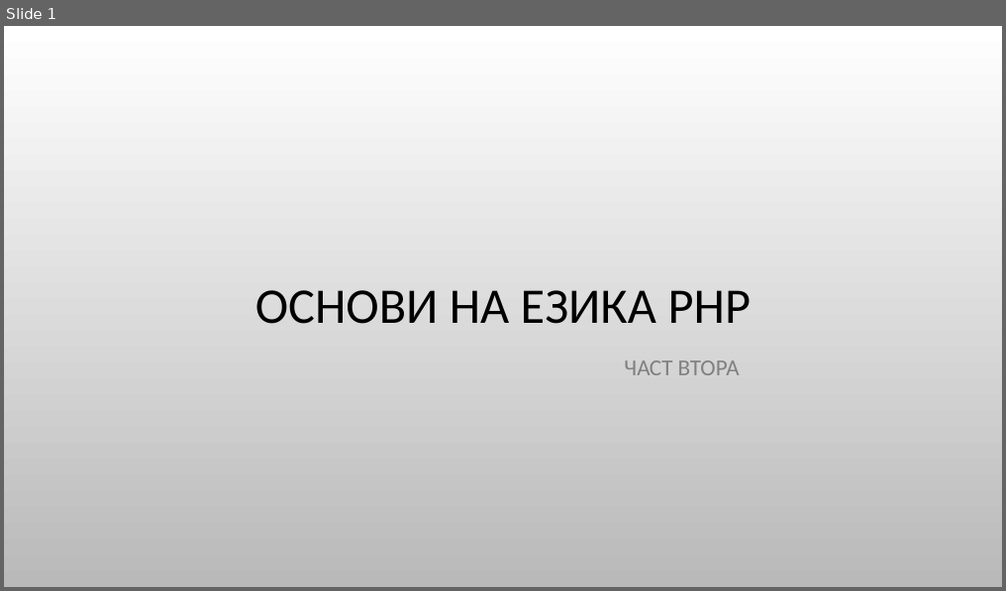
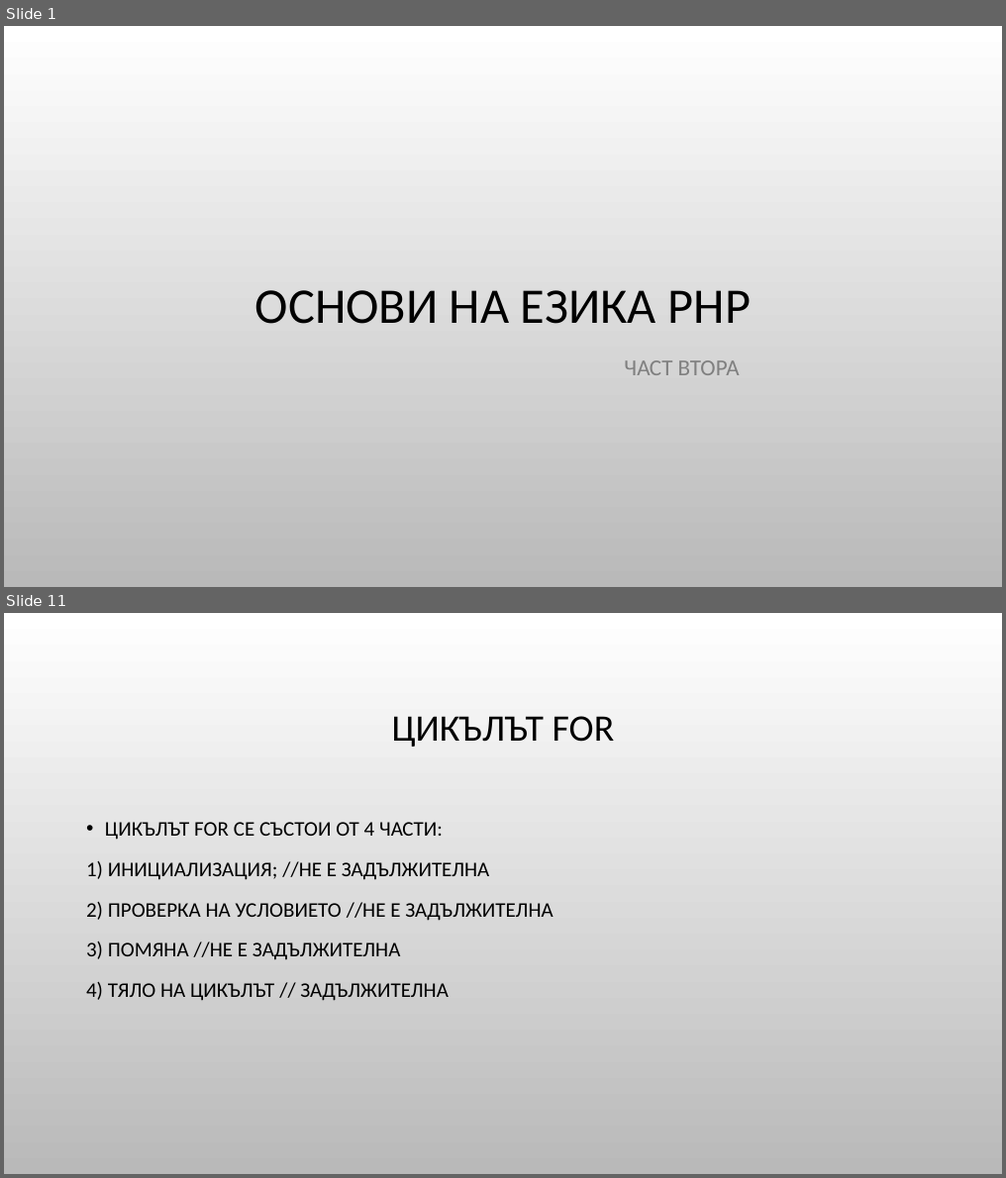
Before and after one commit to Bilyukov/php-mysql-course, a slide deck: 05.php-basics-2.pptx. Shown one above the other, each under a label of ours: slide 1 before the commit, slides 1 and 11 after it; the slides between them are not shown. The pictures are 1006x591 and 1006x1178 pixels, drawn with LibreOffice and Linux fonts; fonts in the diff are those of the drawing; background and template pictures are left out. Boxes give left, top, right and bottom in pixels: in the first picture for what was removed or moved away, otherwise in the second. Text is boxed around its words. In the diff, an @@ line names an element or a change of style, - is before the commit and + after.

```diff
--- a/05.php-basics-2.pptx
+++ b/05.php-basics-2.pptx
@@ slide 11 added at (4, 613, 1002, 1174), background picture (left out) @@
@@ title added at (392, 716, 615, 747), 36 pt, text #000000 @@
+ЦИКЪЛЪТ FOR
@@ text added at (86, 822, 553, 1001), 20 pt, text #000000 @@
+• ЦИКЪЛЪТ FOR СЕ СЪСТОИ ОТ 4 ЧАСТИ:
+1) ИНИЦИАЛИЗАЦИЯ; //НЕ Е ЗАДЪЛЖИТЕЛНА
+2) ПРОВЕРКА НА УСЛОВИЕТО //НЕ Е ЗАДЪЛЖИТЕЛНА
+3) ПОМЯНА //НЕ Е ЗАДЪЛЖИТЕЛНА
+4) ТЯЛО НА ЦИКЪЛЪТ // ЗАДЪЛЖИТЕЛНА
```
Also in this commit, not shown: 21 other slides added, 11 other files.
